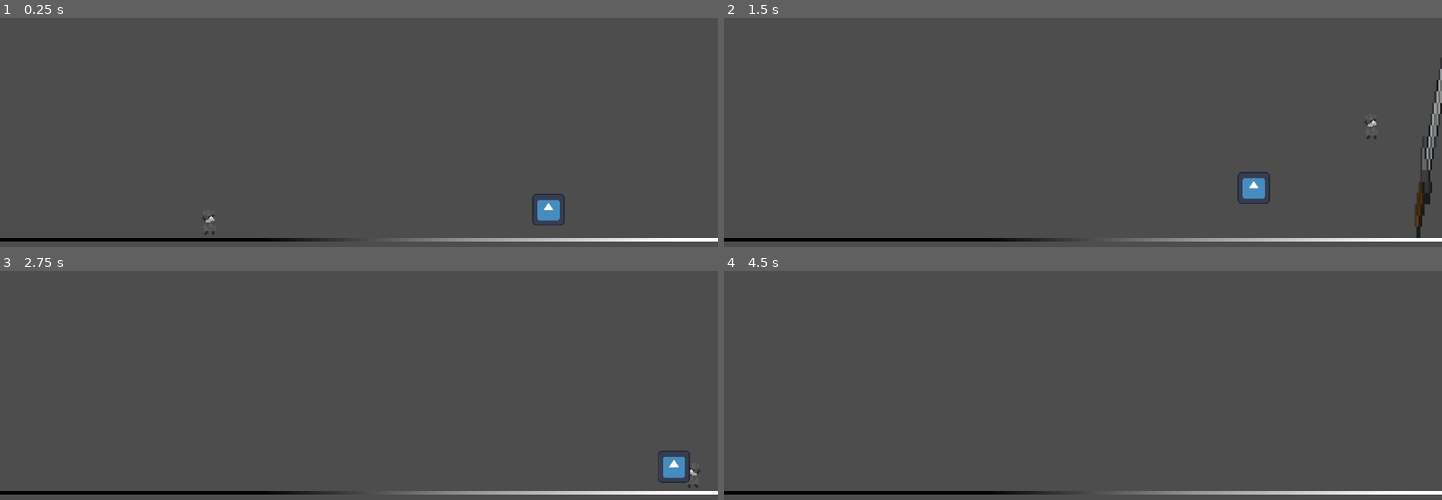
Above: before the commit, frames 1-4 (two rows, left to right).
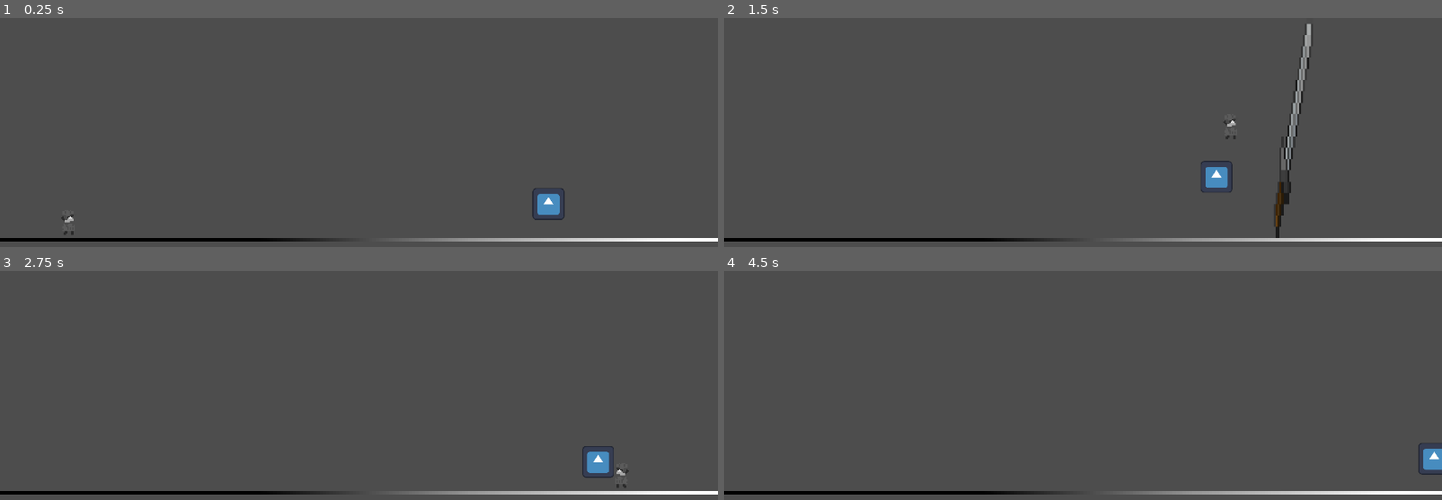
Above: after the commit, the same moments.

Repository: HimeWoo/untitled-paint-game
Game: Godot game, scene res://scenes/enemy_test.tscn
Two runs of this game, one before a commit and one after it. Both use one fixed random seed, a clock stepped at 60 frames per second and the inputs below. This scene is started directly instead of the project's main scene. The engine's default icon, where the game draws it, is replaced by a stand-in: a white triangle on a blue panel in a dark square.
Inputs (mouse positions are in pixels of both pictures, inside the frame that each line leads up to):
- Up to frame 1 (0.25 s): no input
- Up to frame 2 (1.5 s): tap Enter (ui_accept) at 0.5 s; move the mouse to (1240, 88) at 0.52 s; hold Right (ui_right) from 0.53 s (still down); tap Shift (dash) at 0.6 s; click (1240, 88) at 0.67 s; tap Space (jump) at 0.77 s; move the mouse to (939, 130) at 1.27 s; tap J (melee_attack) at 1.35 s
- Up to frame 3 (2.75 s): tap Space (jump) at 1.52 s; move the mouse to (430, 273) at 2.02 s; release Right (ui_right) at 2.03 s; hold Left (ui_left) from 2.03 s (still down); tap E (shoot, bound only after the commit) at 2.1 s
- Up to frame 4 (4.5 s): move the mouse to (1047, 442) at 2.77 s; release Left (ui_left) at 2.78 s; hold Right (ui_right) 2.78-4.28 s; tap Z (shoot, bound only before the commit) at 2.85 s; click (1047, 442) at 2.92 s; tap Space (jump) at 3.02, 3.77 s; move the mouse to (1298, 422) at 3.52 s; tap 1 at 3.6 s; move the mouse to (867, 300) at 4.27 s; hold Left (ui_left) from 4.28 s (still down); tap Shift (dash) at 4.35 s

The runs differ from the first frame. In frame 1, 0.4% of the frame differs, in the area x 8-79%, y 74-95%; in frame 2, 2.8%, in the area x 66-100%, y 2-97%; in frame 3, 0.8%; in frame 4, 0.3%.

Commit message:
feat: enemy-player tracking improvements

Diff:
--- a/untitled-paint-game/project.godot
+++ b/untitled-paint-game/project.godot
@@ -38,7 +38,7 @@
 }
 shoot={
 "deadzone": 0.2,
-"events": [Object(InputEventKey,"resource_local_to_scene":fa …(140 unchanged characters)… d":false,"keycode":0,"physical_keycode":90,"key_label":0,"unicode":122,"location":0,"echo":false,"script":null)
+"events": [Object(InputEventKey,"resource_local_to_scene":fa …(140 unchanged characters)… d":false,"keycode":0,"physical_keycode":69,"key_label":0,"unicode":101,"location":0,"echo":false,"script":null)
 ]
 }
 
--- a/untitled-paint-game/scenes/FloatingEnemy.tscn
+++ b/untitled-paint-game/scenes/FloatingEnemy.tscn
@@ -7,7 +7,7 @@
 size = Vector2(120, 121)
 
 [sub_resource type="CircleShape2D" id="CircleShape2D_fmri8"]
-radius = 979.9999
+radius = 905.01373
 
 [node name="FloatingEnemy" type="CharacterBody2D"]
 scale = Vector2(0.2, 0.2)
--- a/untitled-paint-game/scenes/enemy_test.tscn
+++ b/untitled-paint-game/scenes/enemy_test.tscn
@@ -24,10 +24,10 @@
 position_smoothing_speed = 6.0
 
 [node name="Player" parent="." instance=ExtResource("1_gep6m")]
-position = Vector2(323, 570)
+position = Vector2(210, 570)
 
 [node name="FloatingEnemy" parent="." instance=ExtResource("2_ainam")]
-position = Vector2(600, 560)
+position = Vector2(600, 554)
 
 [node name="Floor" type="Node2D" parent="."]
 position = Vector2(535, 591)
--- a/untitled-paint-game/scripts/floating_enemy.gd
+++ b/untitled-paint-game/scripts/floating_enemy.gd
@@ -4,7 +4,7 @@
 
 @export var patrol_speed: float = 20.0
 @export var chase_speed: float = 120.0
-@export var bob_amplitude: float = 10.0
+@export var bob_amplitude: float = 12.0
 @export var bob_frequency: float = 3.0
 
 @export var fire_cooldown: float = 1.6
